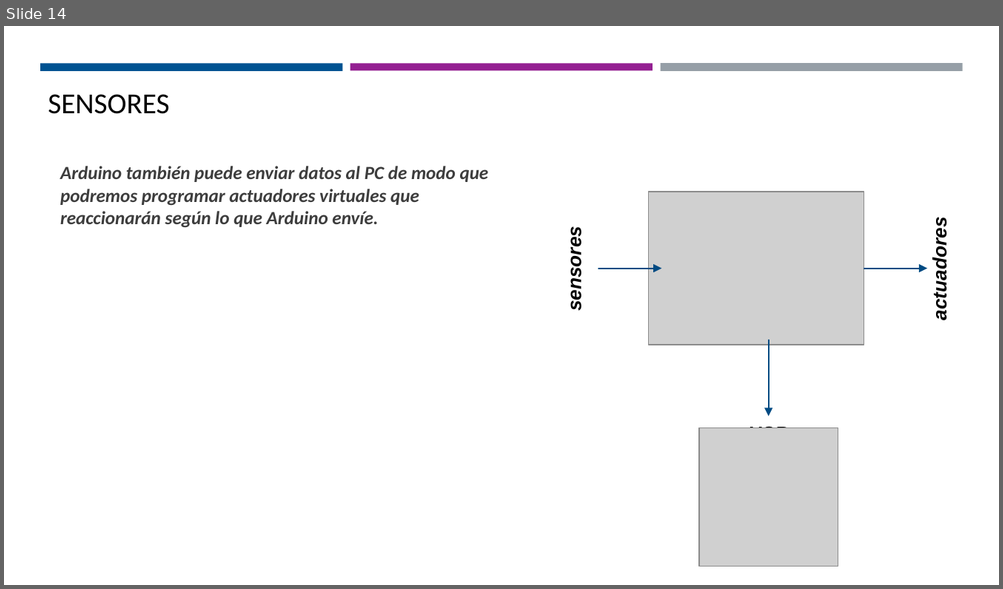
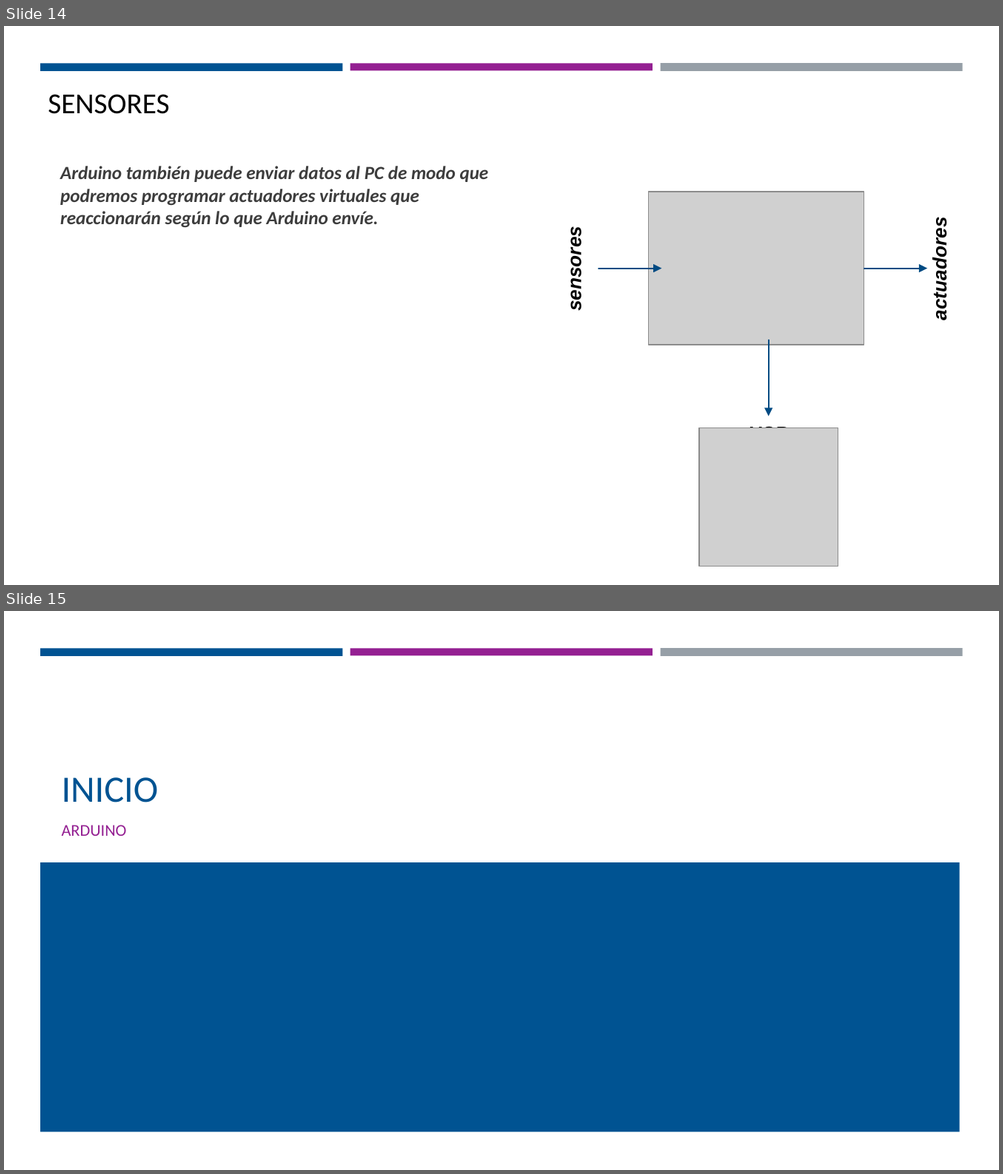
Before and after one commit to Domiciano/EcoApp201, a slide deck: Semana 1/Arduino.pptx. Shown one above the other, each under a label of ours: slide 14 before the commit, slides 14 and 15 after it. The pictures are 1003x589 and 1003x1174 pixels, drawn with LibreOffice and Linux fonts; fonts in the diff are those of the drawing; grey boxes stand for pictures. Boxes give left, top, right and bottom in pixels: in the first picture for what was removed or moved away, otherwise in the second. Text is boxed around its words. In the diff, an @@ line names an element or a change of style, - is before the commit and + after.

```diff
--- a/Semana 1/Arduino.pptx
+++ b/Semana 1/Arduino.pptx
@@ slide 15 added at bbox=[4, 611, 999, 1170], background #FFFFFF; not listed: 3 template elements that a slide beside it also shows @@
@@ title added at bbox=[62, 777, 159, 803], 27 pt, text #005392 @@
+INICIO
@@ subtitle added at bbox=[62, 825, 127, 836], 12 pt, text #942092 @@
+ARDUINO
@@ rectangle added at bbox=[41, 863, 960, 1132], fill #005392 @@
```
Also in this commit, not shown: 1 other slide added, 1 other file.
